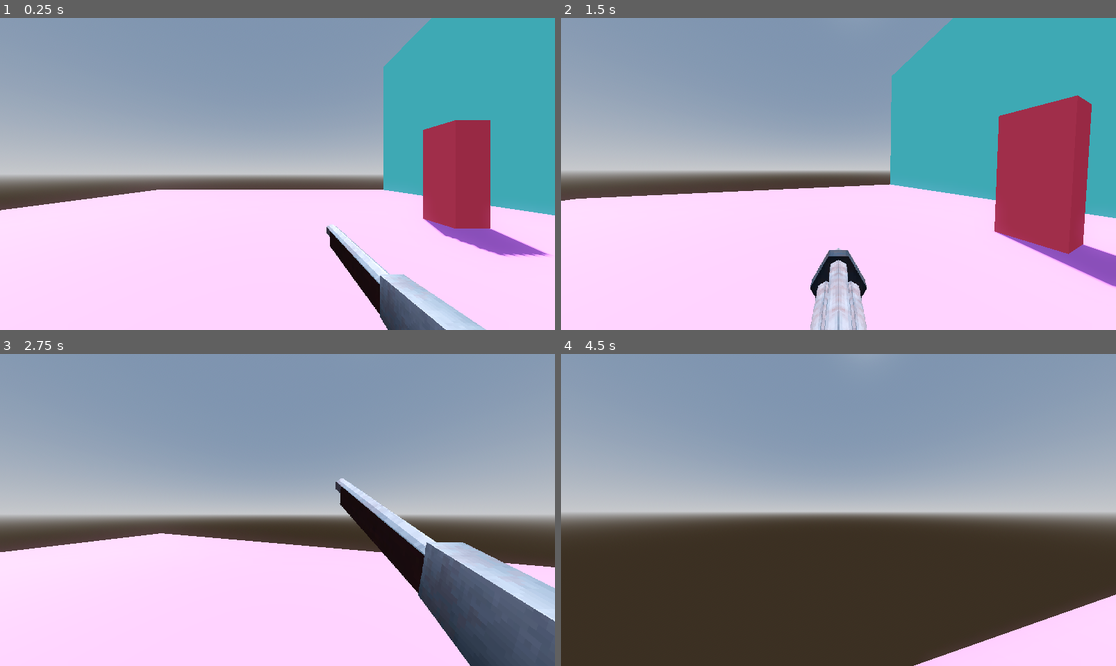
Above: before the commit, frames 1-4 (two rows, left to right).
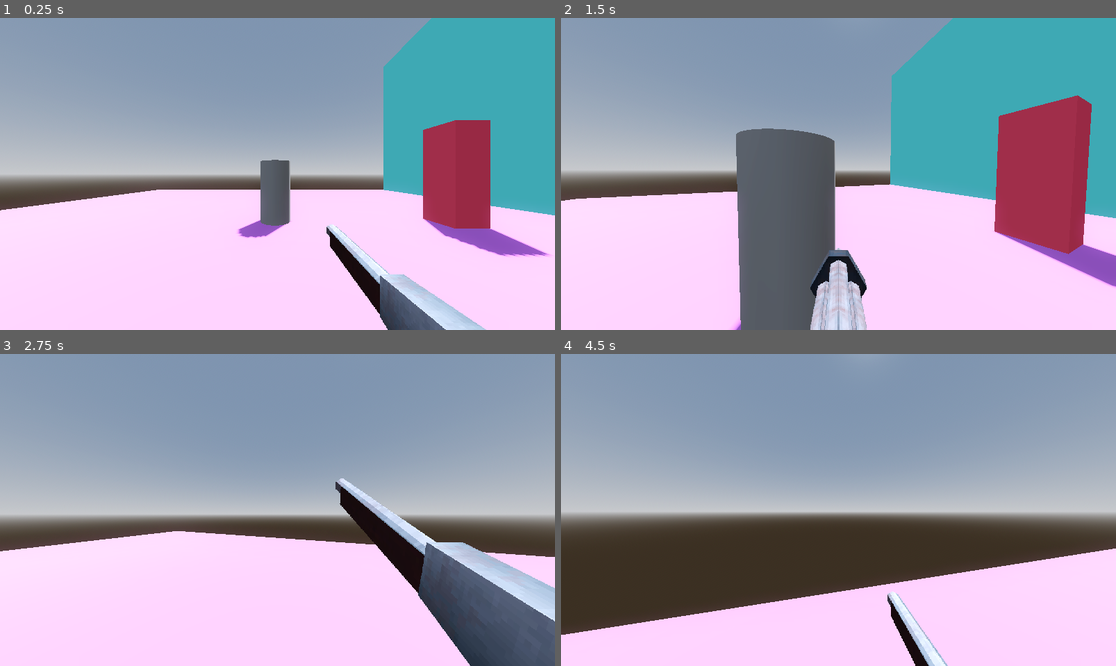
Above: after the commit, the same moments.

Repository: karozaj/Stormwave
Game: Godot game, scene res://scenes/levels/test_level.tscn
The game is run twice, just before and just after one commit, with the same random seed, the same clock (stepped at 60 frames per second) and the same inputs. The project has no main scene, so this scene is started directly. Sound files missing from this copy of the repository are replaced by a short silence.
Inputs (mouse positions are in pixels of both pictures, inside the frame that each line leads up to):
- Up to frame 1 (0.25 s): no input
- Up to frame 2 (1.5 s): move the mouse to (832, 180) at 0.52 s; press the mouse at (832, 180) at 0.53 s; hold W (forward) from 0.53 s (still down); tap Space (jump) at 0.77 s; move the mouse to (877, 177) at 1.27 s; release the mouse at (877, 177) at 1.28 s; tap Mouse wheel up (next_weapon) at 1.35 s
- Up to frame 3 (2.75 s): keep holding W (forward); tap Space (jump) at 1.52 s; click (316, 513) at 1.55 s; move the mouse to (233, 506) at 2.02 s; press the mouse at (233, 506) at 2.03 s; tap Mouse wheel down (previous_weapon) at 2.1 s
- Up to frame 4 (4.5 s): move the mouse to (844, 510) at 2.77 s; release W (forward) at 2.78 s; release the mouse at (844, 510) at 2.78 s; hold A (left) 2.78-3.53 s; tap 1 (select_weapon_1) at 2.85 s; tap Space (jump) at 3.02, 3.77 s; click (844, 510) at 3.05 s; move the mouse to (816, 503) at 3.52 s; press the mouse at (816, 503) at 3.53 s; hold W (forward) from 3.53 s (still down); tap 2 (select_weapon_2) at 3.6 s; move the mouse to (866, 510) at 4.27 s; release the mouse at (866, 510) at 4.28 s; tap 3 (select_weapon_3) at 4.35 s

The runs differ from the first frame. In frame 1, 1.3% of the frame differs, in the area x 42-53%, y 45-71%; in frame 2, 10%; in frame 3, 1.1%; in frame 4, 20%, in the area x 0-100%, y 62-100%.
Error before the commit: Invalid access to property or key 'animation_player' on a base object of type 'Nil'. (res://scripts/weapon_manager.gd:67)

Commit message:
add axe

Diff:
--- /dev/null
+++ b/scenes/enemies/enemy_test.tscn
@@ -0,0 +1,20 @@
+[gd_scene load_steps=4 format=3 uid="uid://dslcj101x1l0w"]
+
+[ext_resource type="Script" path="res://scripts/enemy_test.gd" id="1_4sptj"]
+
+[sub_resource type="CylinderMesh" id="CylinderMesh_kfe3f"]
+
+[sub_resource type="CylinderShape3D" id="CylinderShape3D_vad17"]
+
+[node name="EnemyTest" type="StaticBody3D"]
+transform = Transform3D(1, 0, 0, 0, 1, 0, 0, 0, 1, 0, 1, 0)
+collision_layer = 4
+collision_mask = 15
+script = ExtResource("1_4sptj")
+
+[node name="MeshInstance3D" type="MeshInstance3D" parent="."]
+mesh = SubResource("CylinderMesh_kfe3f")
+skeleton = NodePath("../..")
+
+[node name="CollisionShape3D" type="CollisionShape3D" parent="."]
+shape = SubResource("CylinderShape3D_vad17")
--- a/scenes/levels/test_level.tscn
+++ b/scenes/levels/test_level.tscn
@@ -1,7 +1,8 @@
-[gd_scene load_steps=17 format=3 uid="uid://crywrnny46cu8"]
+[gd_scene load_steps=18 format=3 uid="uid://crywrnny46cu8"]
 
 [ext_resource type="Script" path="res://scripts/test_level.gd" id="1_5blvt"]
 [ext_resource type="PackedScene" uid="uid://b2ype4ks6wd5x" path="res://scenes/player/player.tscn" id="1_o7qv8"]
+[ext_resource type="PackedScene" uid="uid://dslcj101x1l0w" path="res://scenes/enemies/enemy_test.tscn" id="3_1kdnh"]
 
 [sub_resource type="ProceduralSkyMaterial" id="ProceduralSkyMaterial_5o5rn"]
 sky_horizon_color = Color(0.64625, 0.65575, 0.67075, 1)
@@ -112,3 +113,6 @@
 [node name="CollisionShape3D2" type="CollisionShape3D" parent="StaticBody3D3"]
 transform = Transform3D(1, 0, 0, 0, 1, 0, 0, 0, 1, 5.7032, 0.460458, -4.99341)
 shape = SubResource("ConcavePolygonShape3D_lvode")
+
+[node name="enemy_test" parent="." instance=ExtResource("3_1kdnh")]
+transform = Transform3D(1, 0, 0, 0, 1, 0, 0, 0, 1, 0, 1, -5.261)
--- a/scenes/player/weapon_manager.tscn
+++ b/scenes/player/weapon_manager.tscn
@@ -1,9 +1,10 @@
-[gd_scene load_steps=6 format=3 uid="uid://cb2rwntd2s065"]
+[gd_scene load_steps=7 format=3 uid="uid://cb2rwntd2s065"]
 
 [ext_resource type="Script" path="res://scripts/weapon_manager.gd" id="1_1tytp"]
 [ext_resource type="PackedScene" uid="uid://lyyc6u3slkca" path="res://scenes/weapons/pistol.tscn" id="1_qsn5i"]
 [ext_resource type="PackedScene" uid="uid://sjytiuvopdi3" path="res://scenes/weapons/shotgun.tscn" id="2_frp63"]
 [ext_resource type="PackedScene" uid="uid://j0p8llsbpo0o" path="res://scenes/weapons/chaingun.tscn" id="4_5okys"]
+[ext_resource type="PackedScene" uid="uid://beui6n2v6ebbo" path="res://scenes/weapons/axe.tscn" id="4_wc26d"]
 [ext_resource type="PackedScene" uid="uid://demh0215o684x" path="res://scenes/weapons/rocket_launcher.tscn" id="5_aqioh"]
 
 [node name="WeaponManager" type="Node3D"]
@@ -16,6 +17,9 @@
 transform = Transform3D(1, 0, 0, 0, 1, 0, 0, 0, 1, -0.00488067, -0.00371122, 0.000459611)
 
 [node name="shotgun" parent="RightPosition" instance=ExtResource("2_frp63")]
+
+[node name="Axe" parent="RightPosition" instance=ExtResource("4_wc26d")]
+transform = Transform3D(1, 0, 0, 0, 1, 0, 0, 0, 1, 0.05, -0.1, -0.1)
 
 [node name="CenterPosition" type="Marker3D" parent="."]
 transform = Transform3D(1, 0, 0, 0, 1, 0, 0, 0, 1, 0, -0.325, 0)
--- /dev/null
+++ b/scenes/weapons/axe.tscn
@@ -0,0 +1,198 @@
+[gd_scene load_steps=9 format=3 uid="uid://beui6n2v6ebbo"]
+
+[ext_resource type="PackedScene" uid="uid://v86qd1kxjmk4" path="res://3d/axe.glb" id="1_xe2hc"]
+[ext_resource type="Script" path="res://scripts/axe.gd" id="2_p3gx8"]
+[ext_resource type="AudioStream" uid="uid://bf0ewty2ftyya" path="res://audio/sfx/swing.ogg" id="3_57nbd"]
+
+[sub_resource type="BoxShape3D" id="BoxShape3D_oqy3d"]
+size = Vector3(0.25, 1.25, 0.4)
+
+[sub_resource type="Animation" id="Animation_rttkg"]
+resource_name = "pullout"
+length = 0.3
+tracks/0/type = "value"
+tracks/0/imported = false
+tracks/0/enabled = true
+tracks/0/path = NodePath("Cube:position")
+tracks/0/interp = 1
+tracks/0/loop_wrap = true
+tracks/0/keys = {
+"times": PackedFloat32Array(0, 0.3),
+"transitions": PackedFloat32Array(1, 1),
+"update": 0,
+"values": [Vector3(0, -0.3, 0), Vector3(0, 0, 0)]
+}
+tracks/1/type = "value"
+tracks/1/imported = false
+tracks/1/enabled = true
+tracks/1/path = NodePath(".:is_being_pulled_out")
+tracks/1/interp = 1
+tracks/1/loop_wrap = true
+tracks/1/keys = {
+"times": PackedFloat32Array(0, 0.3),
+"transitions": PackedFloat32Array(1, 1),
+"update": 1,
+"values": [true, false]
+}
+tracks/2/type = "value"
+tracks/2/imported = false
+tracks/2/enabled = true
+tracks/2/path = NodePath(".:visible")
+tracks/2/interp = 1
+tracks/2/loop_wrap = true
+tracks/2/keys = {
+"times": PackedFloat32Array(0),
+"transitions": PackedFloat32Array(1),
+"update": 1,
+"values": [true]
+}
+
+[sub_resource type="Animation" id="Animation_qnvrj"]
+length = 0.001
+tracks/0/type = "value"
+tracks/0/imported = false
+tracks/0/enabled = true
+tracks/0/path = NodePath("Cube:position")
+tracks/0/interp = 1
+tracks/0/loop_wrap = true
+tracks/0/keys = {
+"times": PackedFloat32Array(0),
+"transitions": PackedFloat32Array(1),
+"update": 0,
+"values": [Vector3(0, 0, 0)]
+}
+tracks/1/type = "value"
+tracks/1/imported = false
+tracks/1/enabled = true
+tracks/1/path = NodePath(".:is_being_pulled_out")
+tracks/1/interp = 1
+tracks/1/loop_wrap = true
+tracks/1/keys = {
+"times": PackedFloat32Array(0),
+"transitions": PackedFloat32Array(1),
+"update": 1,
+"values": [false]
+}
+tracks/2/type = "value"
+tracks/2/imported = false
+tracks/2/enabled = true
+tracks/2/path = NodePath(".:visible")
+tracks/2/interp = 1
+tracks/2/loop_wrap = true
+tracks/2/keys = {
+"times": PackedFloat32Array(0),
+"transitions": PackedFloat32Array(1),
+"update": 1,
+"values": [false]
+}
+tracks/3/type = "value"
+tracks/3/imported = false
+tracks/3/enabled = true
+tracks/3/path = NodePath("Cube:rotation")
+tracks/3/interp = 1
+tracks/3/loop_wrap = true
+tracks/3/keys = {
+"times": PackedFloat32Array(0),
+"transitions": PackedFloat32Array(1),
+"update": 0,
+"values": [Vector3(0, 3.14159, 0)]
+}
+tracks/4/type = "value"
+tracks/4/imported = false
+tracks/4/enabled = true
+tracks/4/path = NodePath("Cube/Hitbox:monitoring")
+tracks/4/interp = 1
+tracks/4/loop_wrap = true
+tracks/4/keys = {
+"times": PackedFloat32Array(0),
+"transitions": PackedFloat32Array(1),
+"update": 1,
+"values": [false]
+}
+
+[sub_resource type="Animation" id="Animation_ur3ym"]
+resource_name = "swing"
+length = 0.5
+tracks/0/type = "method"
+tracks/0/imported = false
+tracks/0/enabled = true
+tracks/0/path = NodePath(".")
+tracks/0/interp = 1
+tracks/0/loop_wrap = true
+tracks/0/keys = {
+"times": PackedFloat32Array(0),
+"transitions": PackedFloat32Array(1),
+"values": [{
+"args": [],
+"method": &"play_attack_sound"
+}]
+}
+tracks/1/type = "value"
+tracks/1/imported = false
+tracks/1/enabled = true
+tracks/1/path = NodePath("Cube:position")
+tracks/1/interp = 1
+tracks/1/loop_wrap = true
+tracks/1/keys = {
+"times": PackedFloat32Array(0, 0.233333, 0.5),
+"transitions": PackedFloat32Array(1, 1, 1),
+"update": 0,
+"values": [Vector3(0, 0, 0), Vector3(-0.25, 0, 0), Vector3(0, 0, 0)]
+}
+tracks/2/type = "value"
+tracks/2/imported = false
+tracks/2/enabled = true
+tracks/2/path = NodePath("Cube:rotation")
+tracks/2/interp = 1
+tracks/2/loop_wrap = true
+tracks/2/keys = {
+"times": PackedFloat32Array(0, 0.0333333, 0.233333, 0.5),
+"transitions": PackedFloat32Array(1, 1, 1, 1),
+"update": 0,
+"values": [Vector3(0, 3.14159, 0), Vector3(0, 4.53786, 1.39626), Vector3(0, 5.75959, 1.39626), Vector3(0, 3.14159, 0)]
+}
+tracks/3/type = "value"
+tracks/3/imported = false
+tracks/3/enabled = true
+tracks/3/path = NodePath("Cube/Hitbox:monitoring")
+tracks/3/interp = 1
+tracks/3/loop_wrap = true
+tracks/3/keys = {
+"times": PackedFloat32Array(0.233333),
+"transitions": PackedFloat32Array(1),
+"update": 1,
+"values": [false]
+}
+
+[sub_resource type="AnimationLibrary" id="AnimationLibrary_guh1y"]
+_data = {
+"RESET": SubResource("Animation_qnvrj"),
+"pullout": SubResource("Animation_rttkg"),
+"swing": SubResource("Animation_ur3ym")
+}
+
+[node name="Axe" instance=ExtResource("1_xe2hc")]
+visible = false
+script = ExtResource("2_p3gx8")
+
+[node name="Cube" parent="." index="0"]
+transform = Transform3D(-1, 0, -8.74228e-08, 0, 1, 0, 8.74228e-08, 0, -1, 0, 0, 0)
+layers = 524288
+
+[node name="Hitbox" type="Area3D" parent="Cube" index="0"]
+transform = Transform3D(1, 0, 0, 0, 1, 0, 0, 0, 1, -1.09271e-08, 0.496678, 0.124992)
+collision_mask = 4
+monitoring = false
+
+[node name="CollisionShape3D" type="CollisionShape3D" parent="Cube/Hitbox" index="0"]
+shape = SubResource("BoxShape3D_oqy3d")
+
+[node name="AudioStreamPlayer3D" type="AudioStreamPlayer3D" parent="." index="1"]
+stream = ExtResource("3_57nbd")
+
+[node name="AnimationPlayer" type="AnimationPlayer" parent="." index="2"]
+libraries = {
+"": SubResource("AnimationLibrary_guh1y")
+}
+
+[connection signal="body_entered" from="Cube/Hitbox" to="." method="_on_hitbox_body_entered"]
--- a/scenes/weapons/rocket_launcher.tscn
+++ b/scenes/weapons/rocket_launcher.tscn
@@ -3,46 +3,6 @@
 [ext_resource type="PackedScene" uid="uid://duqdgxltdqad1" path="res://3d/rocket_launcher.glb" id="1_h0ptx"]
 [ext_resource type="Script" path="res://scripts/rocket_launcher.gd" id="2_osnhl"]
 [ext_resource type="AudioStream" uid="uid://dqu34qo10d5fl" path="res://audio/sfx/rocket_launcher.ogg" id="3_51qeq"]
-
-[sub_resource type="Animation" id="Animation_rj8vc"]
-resource_name = "pullout"
-length = 0.3
-tracks/0/type = "value"
-tracks/0/imported = false
-tracks/0/enabled = true
-tracks/0/path = NodePath(".:visible")
-tracks/0/interp = 1
-tracks/0/loop_wrap = true
-tracks/0/keys = {
-"times": PackedFloat32Array(0),
-"transitions": PackedFloat32Array(1),
-"update": 1,
-"values": [true]
-}
-tracks/1/type = "value"
-tracks/1/imported = false
-tracks/1/enabled = true
-tracks/1/path = NodePath(".:is_being_pulled_out")
-tracks/1/interp = 1
-tracks/1/loop_wrap = true
-tracks/1/keys = {
-"times": PackedFloat32Array(0, 0.3),
-"transitions": PackedFloat32Array(1, 1),
-"update": 1,
-"values": [true, false]
-}
-tracks/2/type = "value"
-tracks/2/imported = false
-tracks/2/enabled = true
-tracks/2/path = NodePath("Cylinder:position")
-tracks/2/interp = 1
-tracks/2/loop_wrap = true
-tracks/2/keys = {
-"times": PackedFloat32Array(0, 0.3),
-"transitions": PackedFloat32Array(1, 1),
-"update": 0,
-"values": [Vector3(0, -0.3, 0), Vector3(0, 0, 0)]
-}
 
 [sub_resource type="Animation" id="Animation_wj2u5"]
 length = 0.001
@@ -93,6 +53,46 @@
 "transitions": PackedFloat32Array(1),
 "update": 0,
 "values": [Vector3(0, 3.14159, 0)]
+}
+
+[sub_resource type="Animation" id="Animation_rj8vc"]
+resource_name = "pullout"
+length = 0.3
+tracks/0/type = "value"
+tracks/0/imported = false
+tracks/0/enabled = true
+tracks/0/path = NodePath(".:visible")
+tracks/0/interp = 1
+tracks/0/loop_wrap = true
+tracks/0/keys = {
+"times": PackedFloat32Array(0),
+"transitions": PackedFloat32Array(1),
+"update": 1,
+"values": [true]
+}
+tracks/1/type = "value"
+tracks/1/imported = false
+tracks/1/enabled = true
+tracks/1/path = NodePath(".:is_being_pulled_out")
+tracks/1/interp = 1
+tracks/1/loop_wrap = true
+tracks/1/keys = {
+"times": PackedFloat32Array(0, 0.3),
+"transitions": PackedFloat32Array(1, 1),
+"update": 1,
+"values": [true, false]
+}
+tracks/2/type = "value"
+tracks/2/imported = false
+tracks/2/enabled = true
+tracks/2/path = NodePath("Cylinder:position")
+tracks/2/interp = 1
+tracks/2/loop_wrap = true
+tracks/2/keys = {
+"times": PackedFloat32Array(0, 0.3),
+"transitions": PackedFloat32Array(1, 1),
+"update": 0,
+"values": [Vector3(0, -0.3, 0), Vector3(0, 0, 0)]
 }
 
 [sub_resource type="Animation" id="Animation_3n6kb"]
@@ -149,7 +149,7 @@
 script = ExtResource("2_osnhl")
 
 [node name="Cylinder" parent="." index="0"]
-transform = Transform3D(-1, 0, -8.74228e-08, 0, 1, 0, 8.74228e-08, 0, -1, 0, 0, 0)
+transform = Transform3D(-1, 0, 2.53518e-06, 0, 1, 0, -2.53518e-06, 0, -1, 0, 0, 0)
 layers = 524288
 
 [node name="Marker3D" type="Marker3D" parent="Cylinder" index="0"]
--- a/scenes/weapons/rocket_projectile.tscn
+++ b/scenes/weapons/rocket_projectile.tscn
@@ -7,6 +7,9 @@
 
 [sub_resource type="SphereShape3D" id="SphereShape3D_sb223"]
 radius = 0.25
+
+[sub_resource type="SphereShape3D" id="SphereShape3D_a503m"]
+radius = 0.375
 
 [node name="RocketProjectile" type="Area3D"]
 collision_layer = 8
@@ -36,6 +39,15 @@
 [node name="ProjectileLifetimeTimer" type="Timer" parent="."]
 wait_time = 5.0
 
+[node name="ExplosionArea" type="Area3D" parent="."]
+collision_layer = 8
+collision_mask = 5
+monitoring = false
+
+[node name="CollisionShape3D" type="CollisionShape3D" parent="ExplosionArea"]
+shape = SubResource("SphereShape3D_a503m")
+
 [connection signal="body_entered" from="." to="." method="_on_body_entered"]
 [connection signal="finished" from="AudioStreamPlayer3D" to="." method="_destroy_projectile"]
 [connection signal="timeout" from="ProjectileLifetimeTimer" to="." method="_destroy_projectile"]
+[connection signal="body_entered" from="ExplosionArea" to="." method="_on_explosion_area_body_entered"]
--- /dev/null
+++ b/scripts/axe.gd
@@ -0,0 +1,37 @@
+extends Node3D
+
+@onready var animation_player=$AnimationPlayer
+@onready var audio_player=$AudioStreamPlayer3D
+@onready var hitbox:Area3D=$Cube/Hitbox
+@export var default_pitch:float=1.0
+@export var pitch_variance:float=0.05
+var rng:RandomNumberGenerator=RandomNumberGenerator.new()
+@export var base_damage:int=20
+var cooldown:float=.6
+@export var is_being_pulled_out:bool=false
+
+
+func _ready() -> void:
+	rng.randomize()
+
+
+func shoot():
+	animation_player.play("swing")
+	hitbox.monitoring=true
+	#ray.force_raycast_update()
+	#if ray.is_colliding():
+		#spawn_bullet_hole(ray.get_collision_point(),ray.get_collision_normal())
+		#print(ray.get_collider().name)
+		#if ray.get_collider().has_method("damage"):
+			#ray.get_collider().damage(base_damage)
+
+
+
+func play_attack_sound():
+	audio_player.pitch_scale=default_pitch+rng.randf_range(-pitch_variance,pitch_variance)
+	audio_player.play()
+
+
+func _on_hitbox_body_entered(body: Node3D) -> void:
+	if body.has_method("damage"):
+		body.damage(base_damage)
--- a/scripts/chaingun.gd
+++ b/scripts/chaingun.gd
@@ -9,7 +9,7 @@
 @export var bullet_spread:float=10.0
 var rng=RandomNumberGenerator.new()
 var bullet_hole=preload("res://scenes/weapons/bullet_hole.tscn")
-var base_damage:float=15.0
+var base_damage:int=15
 var cooldown:float=0.1
 @export var is_being_pulled_out:bool=false
 
--- /dev/null
+++ b/scripts/enemy_test.gd
@@ -0,0 +1,8 @@
+extends StaticBody3D
+
+var health:int=100
+
+
+func damage(damage_points:int):
+	health-=damage_points
+	print("enemy damaged ",health)
--- a/scripts/pistol.gd
+++ b/scripts/pistol.gd
@@ -8,7 +8,7 @@
 @export var pitch_variance:float=0.05
 var bullet_hole=preload("res://scenes/weapons/bullet_hole.tscn")
 var rng:RandomNumberGenerator=RandomNumberGenerator.new()
-@export var base_damage:float=20.0
+@export var base_damage:int=20
 var cooldown:float=.25
 @export var is_being_pulled_out:bool=false
 
@@ -26,7 +26,7 @@
 	ray.force_raycast_update()
 	if ray.is_colliding():
 		spawn_bullet_hole(ray.get_collision_point(),ray.get_collision_normal())
-		print(ray.get_collider().name)
+		#print(ray.get_collider().name)
 		if ray.get_collider().has_method("damage"):
 			ray.get_collider().damage(base_damage)
 
--- a/scripts/rocket_projectile.gd
+++ b/scripts/rocket_projectile.gd
@@ -4,14 +4,18 @@
 @onready var projectile_sprite:Sprite3D=$Sprite3D
 @onready var explosion_sprite:Sprite3D=$ExplosionSprite
 @onready var audio_player:AudioStreamPlayer3D=$AudioStreamPlayer3D
-@export var direct_damage:float=150.0
-@export var explosion_max_damage:float=200.0
+@onready var explosion_area:Area3D=$ExplosionArea
+@onready var explosion_shape:Shape3D=$ExplosionArea/CollisionShape3D.shape
+@export var direct_damage:int=150
+@export var explosion_max_damage:int=100
 @export var projectile_speed:float=15.0
+@export var explosion_radius:float=2.5
 
 var is_flying:bool=true
 
 # Called when the node enters the scene tree for the first time.
 func _ready() -> void:
+	explosion_shape.radius=0.25*explosion_radius
 	timer.start()
 
 
@@ -21,6 +25,8 @@
 
 
 func _on_body_entered(body: Node3D) -> void:
+	if body.has_method("damage"):
+		body.damage(direct_damage)
 	explode()
 	#var targets:Array=explosion_area.get_overlapping_bodies()
 	#for target in targets:
@@ -39,7 +45,20 @@
 	var tween=get_tree().create_tween()
 	tween.tween_property(explosion_sprite,"modulate",Color.TRANSPARENT,0.25)
 	var tween_scale=get_tree().create_tween()
-	tween_scale.tween_property(explosion_sprite,"scale",Vector3(1.25,1.25,1.25),0.25)
+	tween_scale.tween_property(explosion_sprite,"scale",Vector3(1.5,1.5,1.5),0.25)
+	explosion_area.monitoring=true
+	var tween_explosion=get_tree().create_tween()
+	tween_explosion.tween_property(explosion_shape,"radius",explosion_radius,0.25)
 
 func _destroy_projectile():
 	queue_free()
+
+
+func _on_explosion_area_body_entered(body: Node3D) -> void:
+	if body.has_method("damage"):
+		var distance:float=global_position.distance_to(body.global_position)
+		print(distance)
+		if distance<=explosion_radius:
+			var damage_modifier:float=(explosion_radius-distance)/explosion_radius
+			print(damage_modifier)
+			body.damage(explosion_max_damage*damage_modifier)
--- a/scripts/shotgun.gd
+++ b/scripts/shotgun.gd
@@ -8,7 +8,7 @@
 @export var pitch_variance:float=0.15
 var bullet_hole=preload("res://scenes/weapons/bullet_hole.tscn")
 var rng:RandomNumberGenerator=RandomNumberGenerator.new()
-@export var base_damage:float=20.0
+@export var base_damage:int=25
 var rays_array:Array
 @export var bullet_spread:float=20.0
 var cooldown:float=0.75
--- a/scripts/weapon_manager.gd
+++ b/scripts/weapon_manager.gd
@@ -5,7 +5,7 @@
 var sound_weapon_select:AudioStream=preload("res://audio/sfx/change_weapon.ogg")
 @onready var cooldown_timer:Timer=$CooldownTimer
 
-@onready var axe
+@onready var axe=$RightPosition/Axe
 @onready var pistol=$RightPosition/pistol
 @onready var shotgun=$RightPosition/shotgun
 @onready var chaingun=$CenterPosition/Chaingun
@@ -41,7 +41,6 @@
 func shoot()->void:
 	if current_weapon.is_being_pulled_out==false:
 		if can_shoot:
-			print("Shoot")
 			can_shoot=false
 			cooldown_timer.wait_time=current_weapon.cooldown
 			cooldown_timer.start()
Binary file added: 3d/axe.glb
Not shown, added: 3d/axe.glb.import
Binary file added: 3d/axe_axe_texture.png
Not shown, added: 3d/axe_axe_texture.png.import
Not shown, added: audio/sfx/swing.ogg.import
Not shown: 1 places in scenes/weapons/rocket_projectile.tscn that only renumber resources
Not shown, added: audio/sfx/swing.ogg
